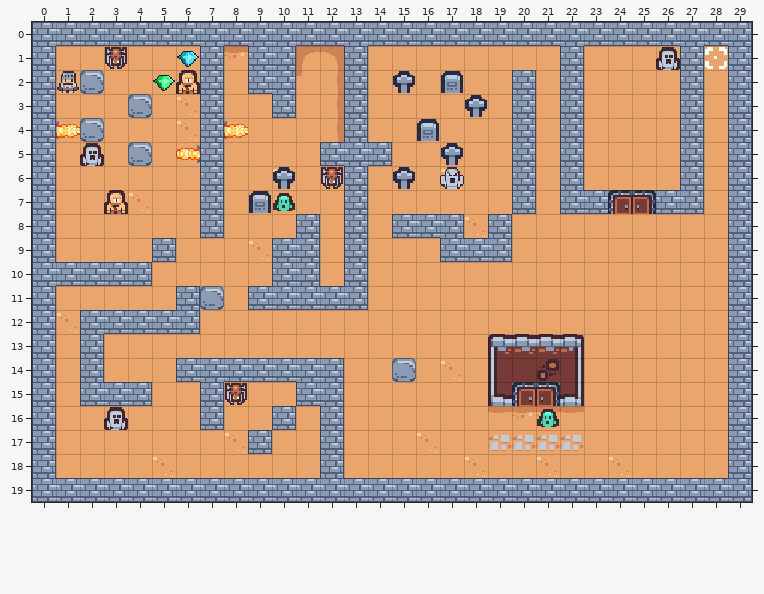
Level history. Tiled map: data/tmx/basic.tmx. That is the earlier state.
Cells are 16x16 px. Shown: x 0..29, y 0..19.
Now the later version:
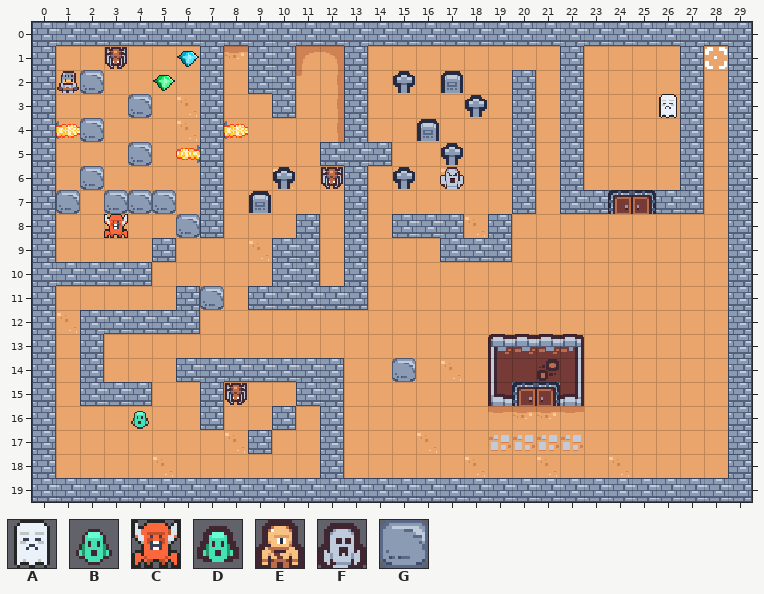
Key: from "ghost-enemy": A 4, B 8; from "monster-enemy": C 0; from "tilemap_packed": D 108, E 109, F 121, G 132.
_ is an empty cell.
Objects are placed by their top-left corner, in cells (3,4 is the top-left corner of cell 3,4); size is 1x1 cell unless given.
Diff:
Layer "moving-obstacle":
y 6: x 2 _ -> G
y 7: x 1 _ -> G; x 3..5 ___ -> GGG
y 8: x 6 _ -> G
Layer "enemy/enemy-ghost":
added: A "enemy-ghost-2" at 26,3
added: B "enemy-ghost-3" at 4,16
removed: F "enemy-ghost-1" at 26,1
removed: F "enemy-ghost-0-d" at 2,5
removed: D "enemy-ghost-3" at 10,7
removed: D "enemy-ghost-4" at 21,16
removed: F "enemy-ghost-2" at 3,16
Layer "enemy/monster-enemy":
added: C "enemy-monster-1" at 3,8
removed: E "monster-enemy-1" at 6,2
removed: E "monster-enemy-0" at 3,7
